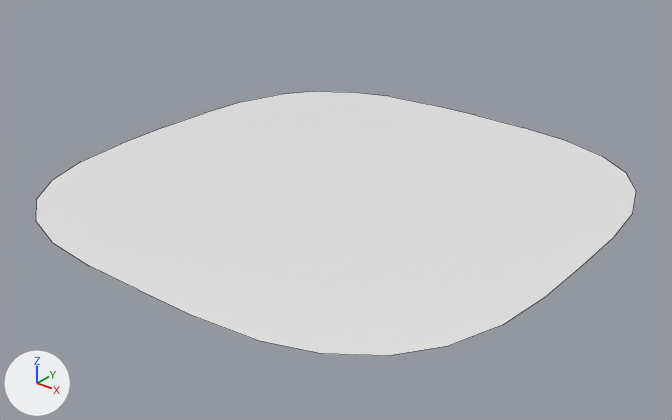
One commit to the FBX model Assets/Game/Models/Terra1.fbx: the scene before it, then after it.
Before and after are seen from a 50 mm lens placed at (15.67, 233.51, 11.43), pointed at (0.23, 252.81, -0.54). The axes (+X, +Y, +Z) are drawn at lower left. The lights are the same throughout. Mesh edges are drawn as thin lines.

The first picture shows 'Terra.001'.
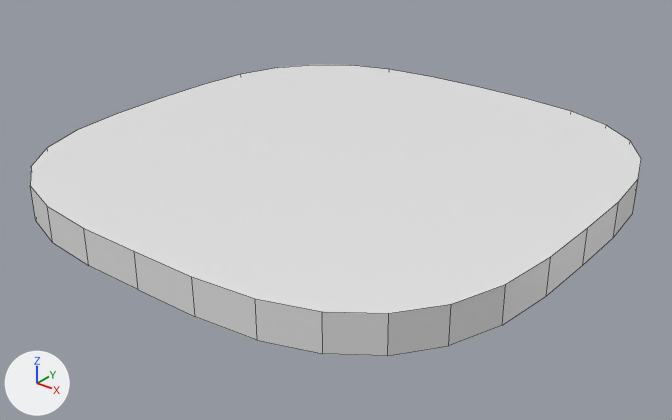
Edits to the bpy script that builds the scene:
```text
Change me_plane_003:
    used by ob_terra_001; location = (0.0, 253.3, 0.58)
    remove me_plane_003.from_pydata(...)  # 32 vertices, 1 face; spans x -7.7..7.7, y -7.7..7.7, z -0.6
    add me_plane_003.from_pydata(...)  # 64 vertices, 34 faces; spans x -7.7..7.7, y -7.7..7.7, z -0.6..0.5
    me_plane_003 part 1
    32 new vertices lie (0.0, 0.0, 1.1) away from vertices in x -7.7..7.7, y -7.7..7.7, z -0.6
    33 new faces join them
```

Changed parts and their boxes (x1, y1, x2, y2) in the pictures (672 x 420 px):
'Terra.001', reshaped (10% taller): before (36, 91, 636, 356); after (30, 65, 641, 356)
part 1 of me_plane_003, added: after (30, 65, 641, 356)
